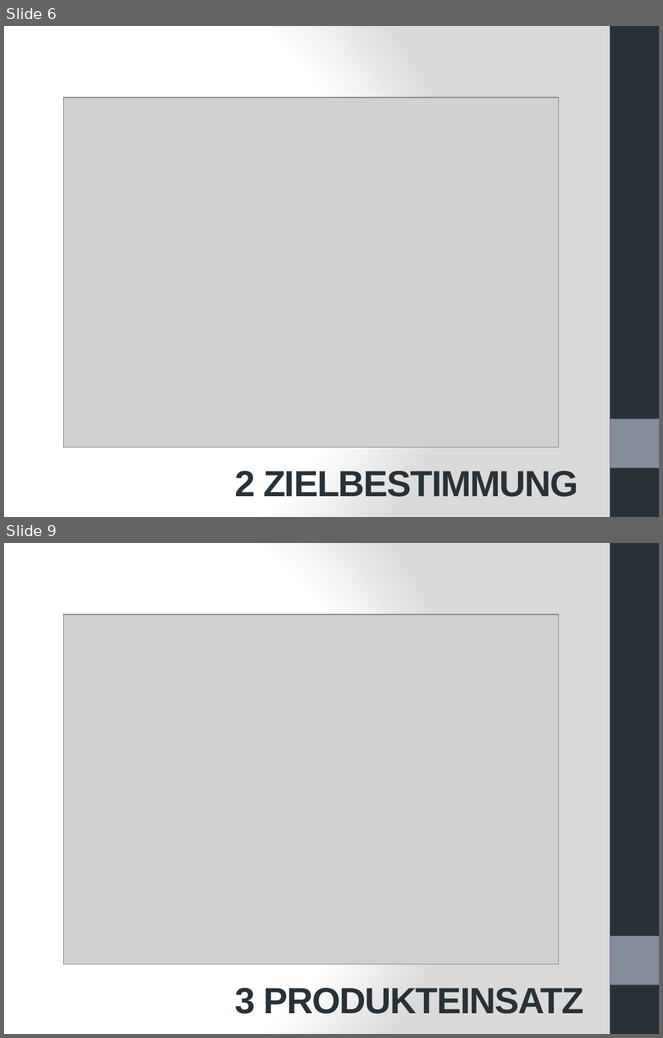
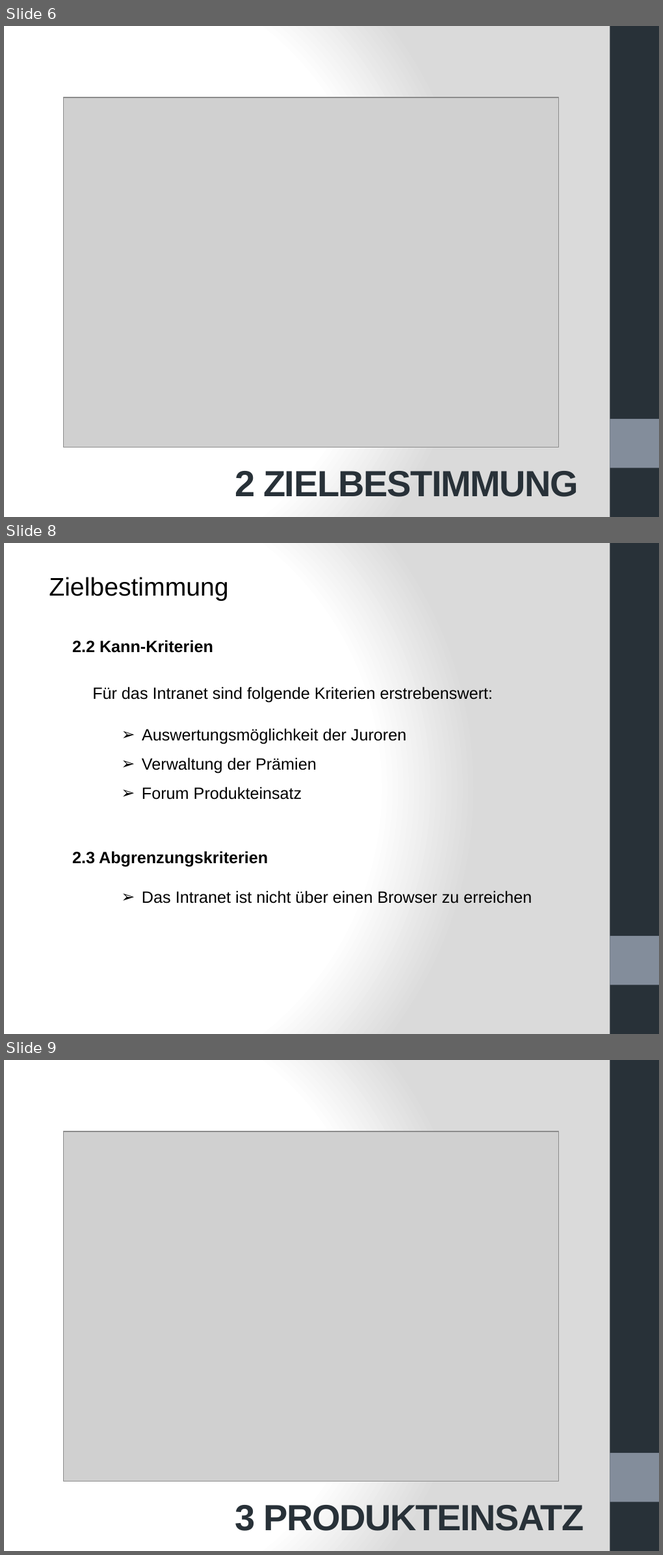
Before and after one commit to mjamaleddine/crowd-innovation, a slide deck: Meilenstein_3/Meilenstein3 - Pr.pptx. Shown one above the other, each under a label of ours: slides 6 and 9 before the commit, slides 6, 8 and 9 after it; the slides between them are not shown. The pictures are 663x1038 and 663x1555 pixels, drawn with LibreOffice and Linux fonts; fonts in the diff are those of the drawing; grey boxes stand for pictures. Boxes give left, top, right and bottom in pixels: in the first picture for what was removed or moved away, otherwise in the second. Text is boxed around its words. In the diff, an @@ line names an element or a change of style, - is before the commit and + after.

```diff
--- a/Meilenstein_3/Meilenstein3 - Pr.pptx
+++ b/Meilenstein_3/Meilenstein3 - Pr.pptx
@@ slide 8 added at (4, 543, 659, 1034), background gradient #FFFFFF to #DADADA; not listed: 2 template elements that a slide beside it also shows @@
@@ text added at (49, 577, 228, 601), 28 pt, text #000000 @@
+Zielbestimmung
@@ text added at (72, 640, 213, 653), 18 pt, text #000000, bold @@
+2.2 Kann-Kriterien
@@ text added at (92, 687, 493, 703), 18 pt, text #000000 @@
+Für das Intranet sind folgende Kriterien erstrebenswert:
@@ text added at (142, 728, 406, 745), 18 pt, text #000000 @@
+➢ Auswertungsmöglichkeit der Juroren
@@ text added at (142, 757, 317, 774), 18 pt, text #000000 @@
+➢ Verwaltung der Prämien
@@ text added at (142, 787, 302, 800), 18 pt, text #000000 @@
+➢ Forum Produkteinsatz
@@ text added at (72, 851, 268, 867), 18 pt, text #000000, bold @@
+2.3 Abgrenzungskriterien
@@ text added at (142, 891, 532, 904), 18 pt, text #000000 @@
+➢ Das Intranet ist nicht über einen Browser zu erreichen
```
Also in this commit, not shown: 19 slides changed, 9 other slides added, 9 slides removed.
